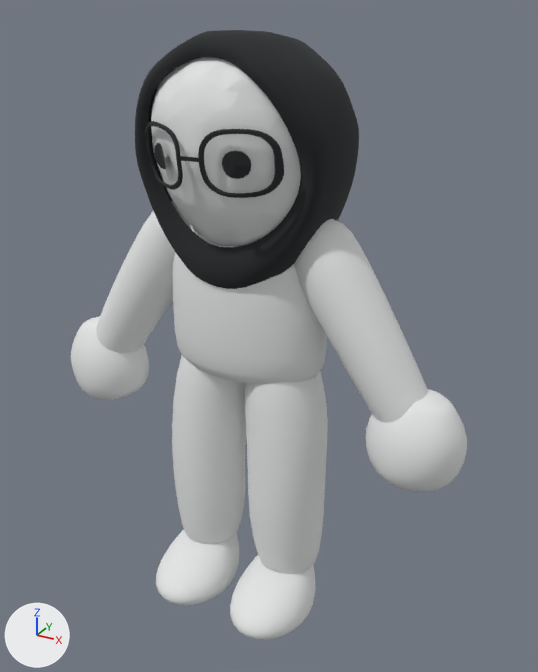
Two versions of the glTF model assets/characters/reference_character.glb, one commit apart.
One viewpoint serves both versions: a 50 mm camera at (1.42, -2.42, 2.46) aimed at (0.06, 0.05, 1.22). Every picture has the same lights, and +X, +Y and +Z are marked at lower left. The picture after the commit comes second. Vertices at exactly the same position are counted once.

Names of what the first picture shows: 'ARM_LEFT', 'ARM_RIGHT', 'FOOT_LEFT', 'FOOT_RIGHT', 'Glasses R', 'HAND_LEFT', 'HAND_RIGHT', 'HEAD', 'Hijab shell', 'LEG_LEFT', 'LEG_RIGHT', 'TORSO' and 4 more.
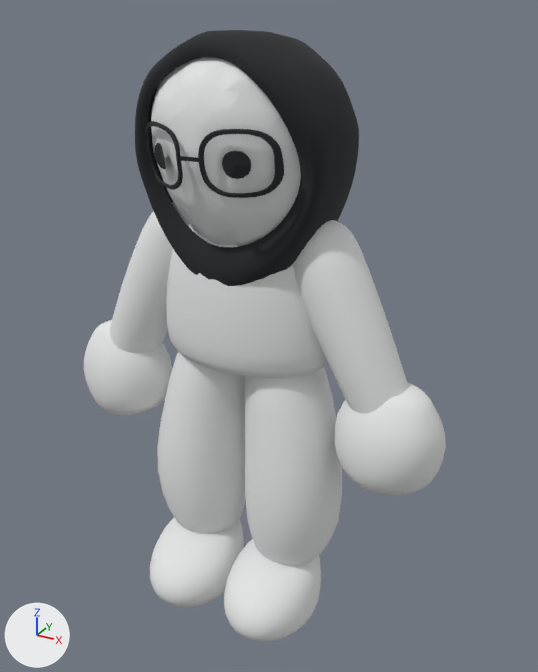
Patch to the scene script:
```diff
--- a/assets/characters/reference_character.glb.py
+++ b/assets/characters/reference_character.glb.py
@@ me_arm_l @@
-me_arm_l.from_pydata(...)  # 314 vertices, 624 faces; spans x -0.806..-0.193, y -0.148..0.126, z 0.948..1.759
+me_arm_l.from_pydata(...)  # 314 vertices, 624 faces; spans x -0.716..-0.181, y -0.154..0.132, z 0.953..1.755
+# me_arm_l part 1: the whole mesh is multiplied about its middle by the matrix ((1.017, 0.0, -0.156), (-0.001, 1.05, -0.001), (0.061, 0.0, 0.961)), then moved by (0.049, 0.0, 0.0)
 me_arm_l.materials.append(mat_matte_chalk)
@@ me_arm_r @@
-me_arm_r.from_pydata(...)  # 314 vertices, 624 faces; spans x 0.194..0.806, y -0.148..0.126, z 0.947..1.759
+me_arm_r.from_pydata(...)  # 314 vertices, 624 faces; spans x 0.182..0.716, y -0.154..0.132, z 0.953..1.755
+# me_arm_r part 2: the whole mesh is multiplied about its middle by the matrix ((1.017, 0.0, 0.156), (0.001, 1.05, -0.001), (-0.061, 0.0, 0.961)), then moved by (-0.049, 0.0, 0.0)
 me_arm_r.materials.append(mat_matte_chalk)
@@ me_foot_l @@
-me_foot_l.from_pydata(...)  # 422 vertices, 840 faces; spans x -0.371..-0.027, y -0.388..0.084, z 0.008..0.22
+me_foot_l.from_pydata(...)  # 422 vertices, 840 faces; spans x -0.399..0.0, y -0.41..0.084, z 0.009..0.3
+# me_foot_l part 3: 422 of 422 vertices moved; they spanned x -0.371..-0.027, y -0.388..0.084, z 0.008..0.22 and now span x -0.399..0.0, y -0.41..0.084, z 0.009..0.3; mean shift (0.0, -0.009, 0.049)
 me_foot_l.materials.append(mat_matte_chalk)
@@ me_foot_r @@
-me_foot_r.from_pydata(...)  # 422 vertices, 840 faces; spans x 0.029..0.373, y -0.393..0.084, z 0.008..0.22
+me_foot_r.from_pydata(...)  # 422 vertices, 840 faces; spans x 0.001..0.4, y -0.415..0.084, z 0.009..0.3
+# me_foot_r part 4: 422 of 422 vertices moved; they spanned x 0.029..0.373, y -0.393..0.084, z 0.008..0.22 and now span x 0.001..0.4, y -0.415..0.084, z 0.009..0.3; mean shift (0.0, -0.009, 0.049)
 me_foot_r.materials.append(mat_matte_chalk)
@@ me_mitten_l @@
-me_mitten_l.from_pydata(...)  # 422 vertices, 840 faces; spans x -0.927..-0.547, y -0.185..0.133, z 0.78..1.167
+me_mitten_l.from_pydata(...)  # 422 vertices, 840 faces; spans x -0.847..-0.418, y -0.204..0.152, z 0.733..1.173
+# me_mitten_l part 5: 422 of 422 vertices moved; they spanned x -0.927..-0.547, y -0.185..0.133, z 0.78..1.167 and now span x -0.847..-0.418, y -0.204..0.152, z 0.733..1.173; mean shift (0.104, 0.0, -0.019)
 me_mitten_l.materials.append(mat_matte_chalk)
@@ me_mitten_r @@
-me_mitten_r.from_pydata(...)  # 422 vertices, 840 faces; spans x 0.548..0.929, y -0.185..0.133, z 0.78..1.167
+me_mitten_r.from_pydata(...)  # 422 vertices, 840 faces; spans x 0.42..0.849, y -0.204..0.152, z 0.733..1.173
+# me_mitten_r part 6: 422 of 422 vertices moved; they spanned x 0.548..0.929, y -0.185..0.133, z 0.78..1.167 and now span x 0.42..0.849, y -0.204..0.152, z 0.733..1.173; mean shift (-0.104, 0.0, -0.019)
 me_mitten_r.materials.append(mat_matte_chalk)
@@ me_leg_l @@
-me_leg_l.from_pydata(...)  # 366 vertices, 728 faces; spans x -0.357..-0.009, y -0.199..0.161, z 0.165..1.231
+me_leg_l.from_pydata(...)  # 366 vertices, 728 faces; spans x -0.432..-0.012, y -0.242..0.179, z 0.242..1.231
+# me_leg_l part 7: 365 of 366 vertices moved; they spanned x -0.357..-0.009, y -0.199..0.161, z 0.165..1.213 and now span x -0.432..-0.012, y -0.242..0.179, z 0.242..1.213; mean shift (-0.019, 0.0, 0.016); largest move (-0.205, -0.02, 0.165) -> (-0.211, -0.02, 0.242)
 me_leg_l.materials.append(mat_matte_chalk)
@@ me_leg_r @@
-me_leg_r.from_pydata(...)  # 366 vertices, 728 faces; spans x 0.006..0.362, y -0.199..0.161, z 0.165..1.231
+me_leg_r.from_pydata(...)  # 366 vertices, 728 faces; spans x 0.009..0.438, y -0.242..0.179, z 0.242..1.231
+# me_leg_r part 8: 365 of 366 vertices moved; they spanned x 0.006..0.362, y -0.199..0.161, z 0.165..1.213 and now span x 0.009..0.438, y -0.242..0.179, z 0.242..1.213; mean shift (0.019, 0.0, 0.016); largest move (0.205, -0.02, 0.165) -> (0.21, -0.02, 0.242)
 me_leg_r.materials.append(mat_matte_chalk)
@@ me_torso @@
-me_torso.from_pydata(...)  # 366 vertices, 728 faces; spans x -0.332..0.338, y -0.227..0.213, z 1.092..1.749
+me_torso.from_pydata(...)  # 366 vertices, 728 faces; spans x -0.365..0.371, y -0.25..0.238, z 1.146..1.749
+# me_torso part 9: 365 of 366 vertices moved; they spanned x -0.332..0.338, y -0.227..0.213, z 1.092..1.744 and now span x -0.365..0.371, y -0.25..0.238, z 1.146..1.746; mean shift (0.0, 0.0, 0.022); largest move (-0.056, 0.153, 1.102) -> (-0.062, 0.18, 1.154)
 me_torso.materials.append(mat_matte_chalk)
```

What differs and where, as boxes [x1, y1, x2, y2] in the pictures (538 x 672 px):
'LEG_RIGHT', reshaped (17% wider)
    before: [245, 372, 328, 574]
    after: [245, 368, 342, 565]
'TORSO', reshaped
    before: [172, 224, 327, 385]
    after: [166, 223, 328, 378]
'ARM_RIGHT', reshaped (13% narrower)
    before: [294, 219, 428, 423]
    after: [292, 220, 408, 413]
'LEG_LEFT', reshaped (20% wider)
    before: [172, 355, 246, 544]
    after: [157, 352, 246, 533]
'HAND_RIGHT', reshaped (10% wider, 11% taller)
    before: [366, 389, 467, 492]
    after: [335, 382, 446, 496]
'ARM_LEFT', reshaped (17% narrower)
    before: [96, 200, 190, 353]
    after: [110, 202, 188, 353]
'FOOT_RIGHT', reshaped (14% wider, 21% taller)
    before: [230, 555, 315, 640]
    after: [224, 539, 321, 642]
'HAND_LEFT', reshaped (13% wider, 13% taller)
    before: [71, 316, 149, 400]
    after: [84, 320, 172, 415]
'FOOT_LEFT', reshaped (13% wider, 18% taller)
    before: [156, 529, 239, 605]
    after: [150, 517, 244, 607]
